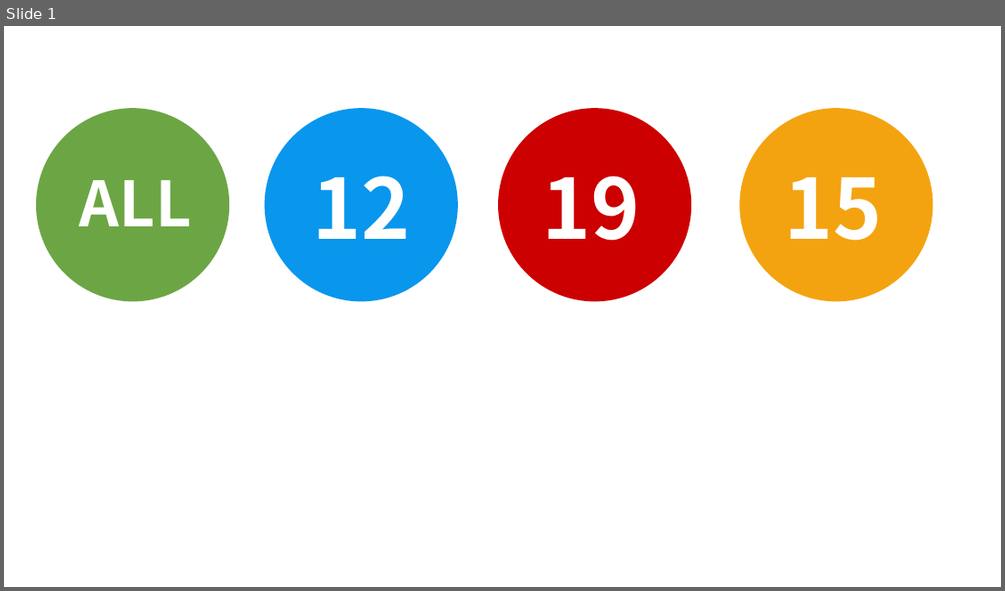
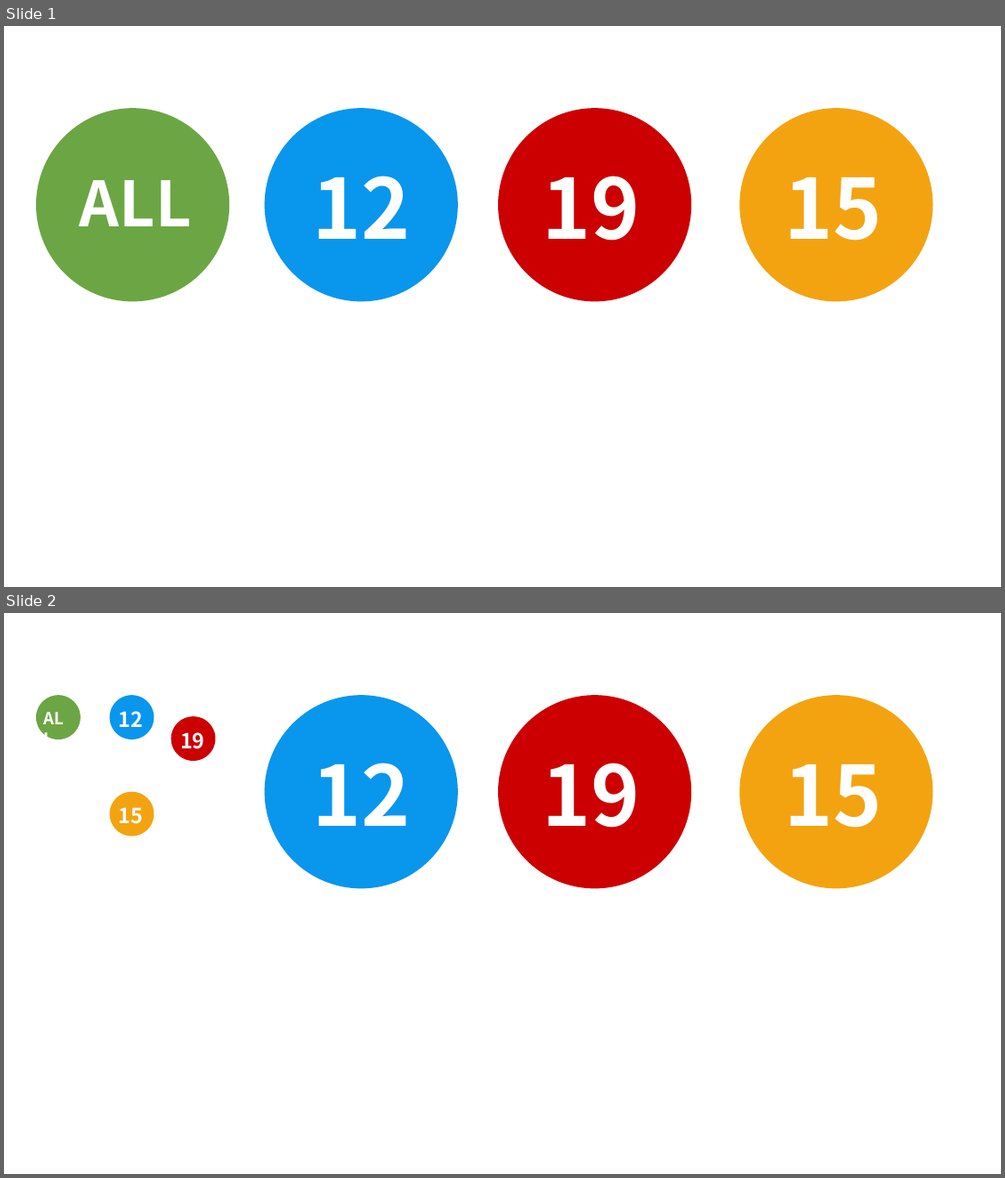
Before and after one commit to ChanYiHong/MovieTheater, a slide deck: img/아이콘작업.pptx. Shown one above the other, each under a label of ours: slide 1 before the commit, slides 1 and 2 after it. The pictures are 1005x591 and 1005x1178 pixels, drawn with LibreOffice and Linux fonts; fonts in the diff are those of the drawing. Boxes give left, top, right and bottom in pixels: in the first picture for what was removed or moved away, otherwise in the second. Text is boxed around its words. In the diff, an @@ line names an element or a change of style, - is before the commit and + after.

```diff
--- a/img/아이콘작업.pptx
+++ b/img/아이콘작업.pptx
@@ slide 2 added at box(4, 613, 1001, 1174), background #FFFFFF @@
@@ ellipse added at box(36, 695, 81, 739), fill #6CA644 @@
@@ text added at box(37, 705, 81, 732), 16 pt, text #FFFFFF, bold @@
+ALL
@@ ellipse added at box(109, 695, 154, 739), fill #0996ED @@
@@ text added at box(119, 711, 144, 727), 20 pt, text #FFFFFF, bold @@
+12
@@ ellipse added at box(170, 716, 215, 761), fill #CC0000 @@
@@ ellipse added at box(264, 695, 458, 889), fill #0996ED @@
@@ ellipse added at box(498, 695, 692, 889), fill #CC0000 @@
@@ ellipse added at box(740, 695, 933, 889), fill #F4A310 @@
@@ text added at box(180, 732, 205, 749), 20 pt, text #FFFFFF, bold @@
+19
@@ text added at box(312, 763, 410, 826), 80 pt, text #FFFFFF, bold @@
+12
@@ text added at box(542, 763, 640, 827), 80 pt, text #FFFFFF, bold @@
+19
@@ text added at box(784, 764, 882, 827), 80 pt, text #FFFFFF, bold @@
+15
@@ ellipse added at box(109, 792, 154, 835), fill #F4A310 @@
@@ text added at box(119, 807, 144, 824), 20 pt, text #FFFFFF, bold @@
+15
```
Also in this commit, not shown: 10 other files.
